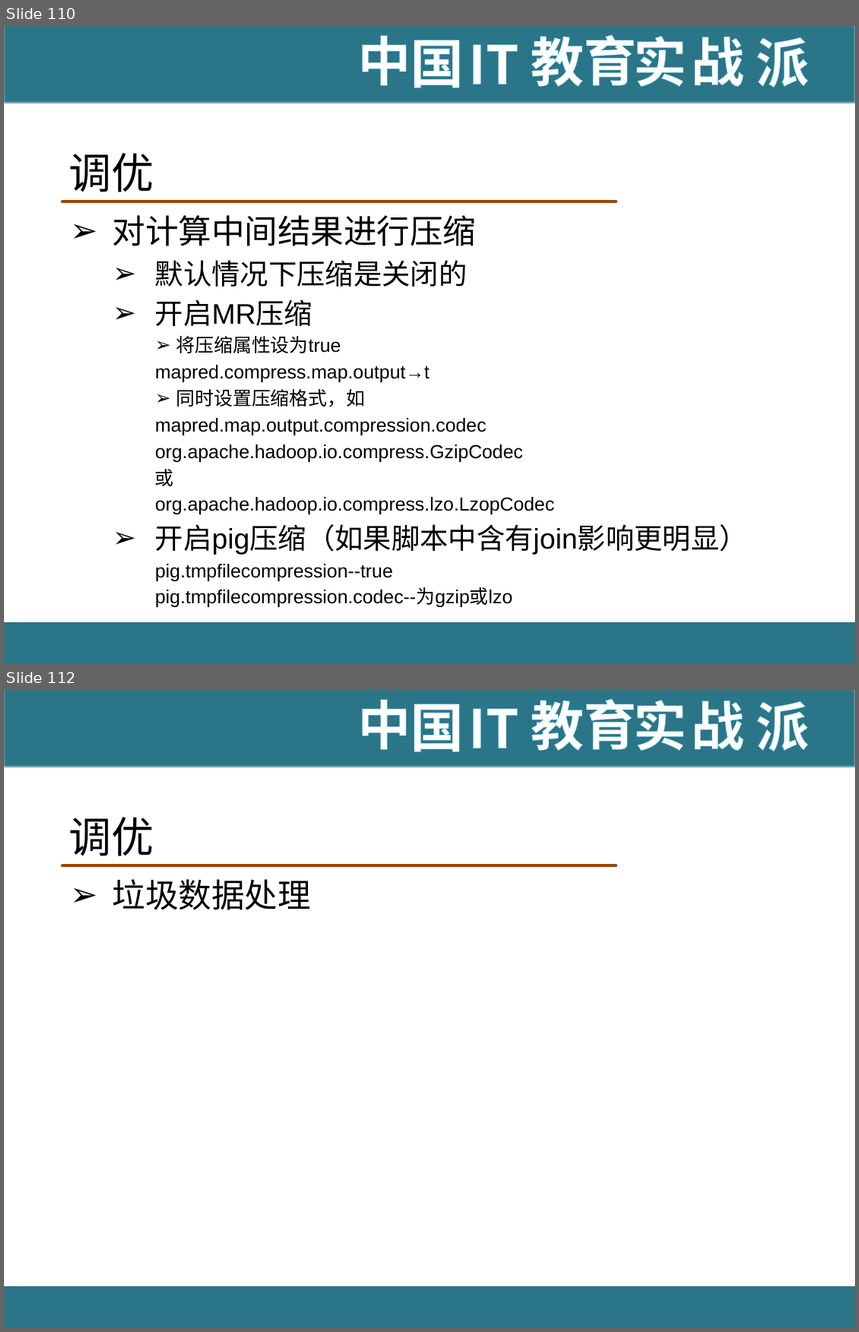
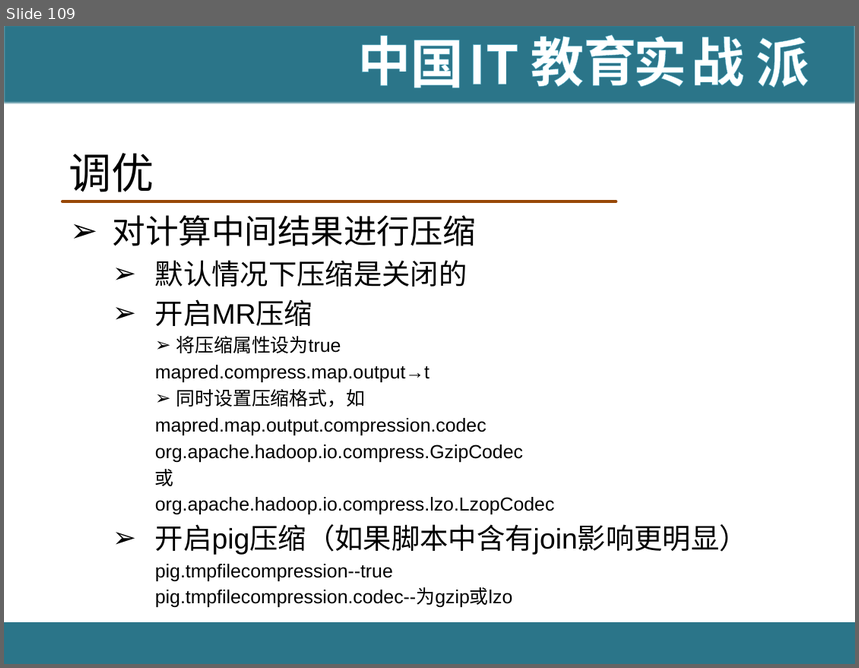
Before and after one commit to hanningxiao/BigData, a slide deck: [IT18掌www.it18zhang.com]Pig.pptx. Shown one above the other, each under a label of ours: slides 110 and 112 before the commit, slide 109 after it; the slides between them are not shown. The pictures are 859x1332 and 859x668 pixels, drawn with LibreOffice and Linux fonts; fonts in the diff are those of the drawing; background and template pictures are left out. Boxes give left, top, right and bottom in pixels: in the first picture for what was removed or moved away, otherwise in the second. Text is boxed around its words. In the diff, an @@ line names an element or a change of style, - is before the commit and + after.

```diff
--- a/[IT18掌www.it18zhang.com]Pig.pptx
+++ b/[IT18掌www.it18zhang.com]Pig.pptx
@@ slide 112 removed at [4, 690, 855, 1328], background #FFFFFF; not listed: 11 template elements that a slide beside it also shows @@
@@ title removed at [69, 817, 154, 856] @@
-调优
@@ text removed at [113, 879, 311, 910] @@
-➢ 垃圾数据处理
@@ what was slide 110 is now slide 109 @@
```
Also in this commit, not shown: 14 slides changed, 1 slide added, 2 other slides removed.
